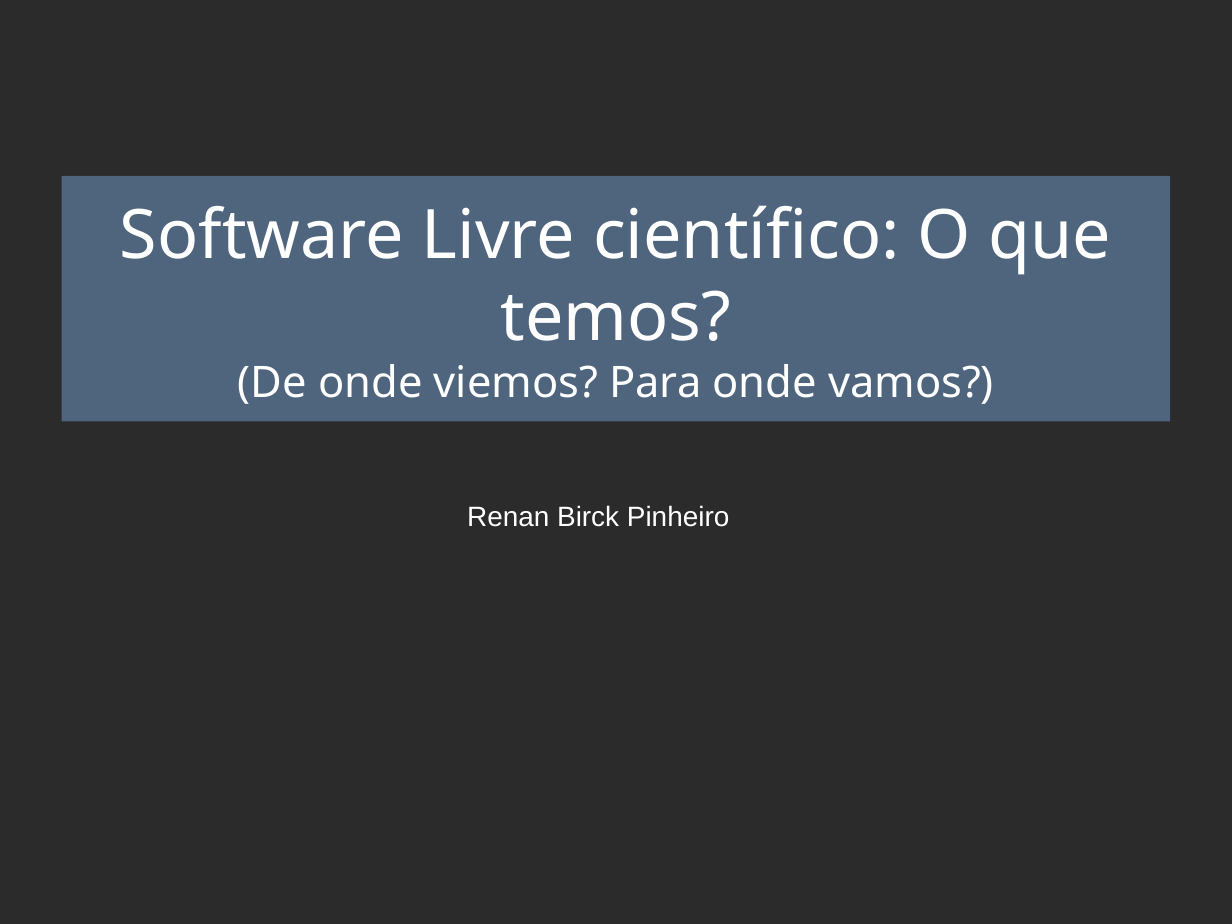
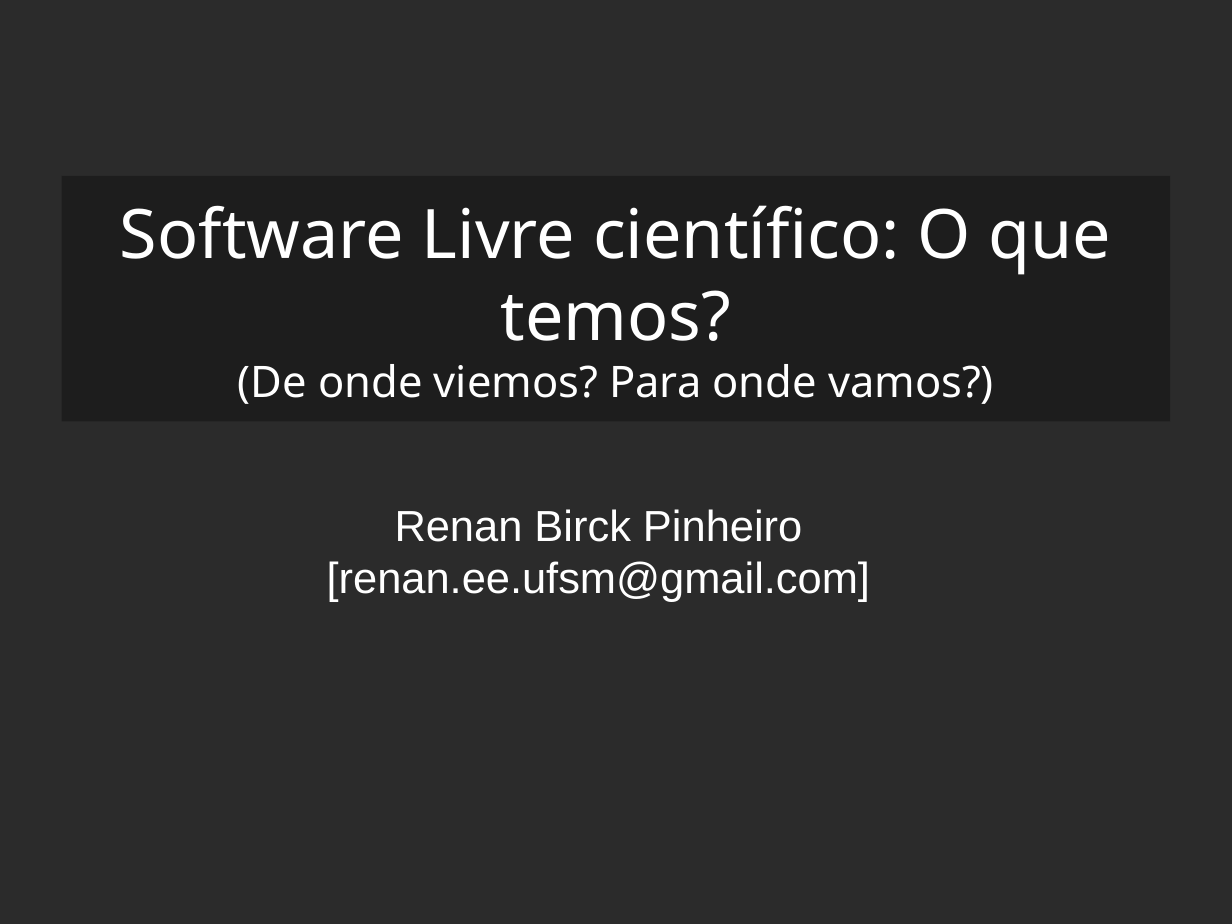
Before and after one commit to renanbirck/sfdsm-2015, a slide deck: slide 1 of Slides.odp. Drawn at 1232x924 pixels with LibreOffice and Linux fonts; fonts in the diff are those of the drawing; background and template pictures are left out; a plain dark background stands for a picture behind light text. Boxes give left, top, right and bottom in pixels: in the first picture for what was removed or moved away, otherwise in the second. Text is boxed around its words. In the diff, an @@ line names an element or a change of style, - is before the commit and + after.

```diff
--- a/Slides.odp
+++ b/Slides.odp
@@ title "Software Livre científico: O que ..." at (x1=61, y1=176, x2=1171, y2=421): fill #729FCF at 50% opacity to #111111 at 50% opacity @@
@@ text at (x1=395, y1=509, x2=802, y2=542): size 18 to 28 pt in "Renan Birck Pinheiro" @@
@@ text at (x1=327, y1=561, x2=870, y2=602): paragraph added @@
+[renan.ee.ufsm@gmail.com]
```
Also in this commit, not shown: 24 other slides changed, 2 other files.
